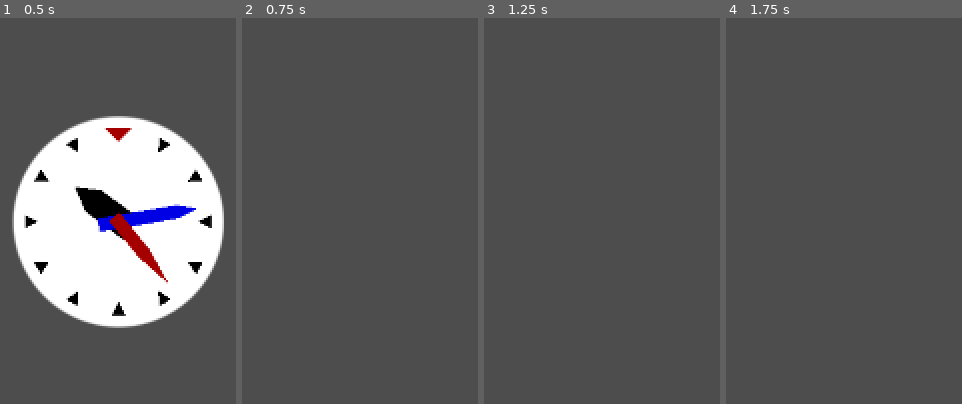
Above: before the commit, frames 1-4 (left to right).
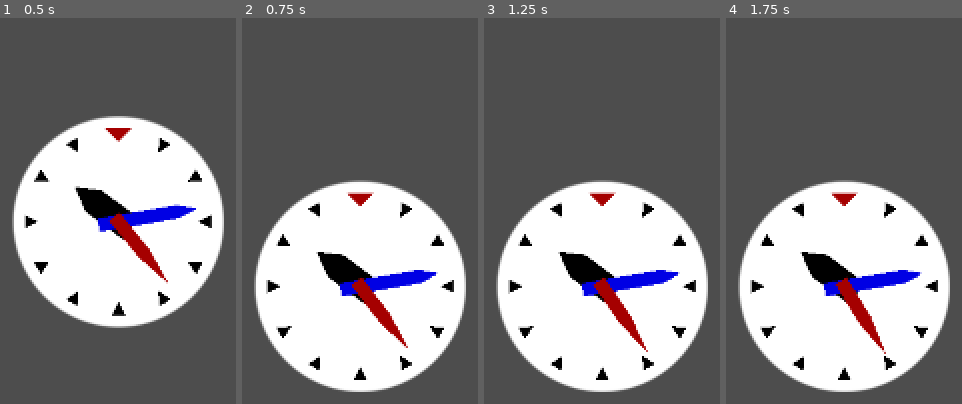
Above: after the commit, the same moments.

Repository: lcrol77/godot-coding-challenges
Game: Godot game, scene res://main.tscn
Same seed, same stepped clock (60 frames per second), same inputs: the game is played once before the commit and once after it.
Inputs:
- Up to frame 1 (0.5 s): no input
- Up to frame 2 (0.75 s): no input
- Up to frame 3 (1.25 s): no input
- Up to frame 4 (1.75 s): tap Enter at 1.25 s

Frame 1 is identical in both runs. In frame 2, 39% of the frame differs, in the area x 5-95%, y 41-97%; in frame 3, 39%; in frame 4, 39%.

Commit message:
added static collision at the bottom of the window

Diff:
--- a/catlike-coding-2d-clock/clock/clock.tscn
+++ b/catlike-coding-2d-clock/clock/clock.tscn
@@ -1,9 +1,6 @@
 [gd_scene load_steps=5 format=3 uid="uid://bywwmemb8ieid"]
 
 [ext_resource type="Script" uid="uid://75jpnc6hd6ca" path="res://clock/clock.gd" id="1_venu5"]
-
-[sub_resource type="CircleShape2D" id="CircleShape2D_vx6em"]
-radius = 128.0
 
 [sub_resource type="Gradient" id="Gradient_5rrw5"]
 offsets = PackedFloat32Array(0.98, 1)
@@ -17,11 +14,11 @@
 fill_from = Vector2(0.5, 0.5)
 fill_to = Vector2(1, 0.5)
 
+[sub_resource type="CircleShape2D" id="CircleShape2D_vx6em"]
+radius = 128.0
+
 [node name="Clock" type="RigidBody2D"]
 script = ExtResource("1_venu5")
-
-[node name="CollisionShape2D" type="CollisionShape2D" parent="."]
-shape = SubResource("CircleShape2D_vx6em")
 
 [node name="Face" type="Sprite2D" parent="."]
 texture = SubResource("GradientTexture2D_venu5")
@@ -99,3 +96,6 @@
 [node name="SecondArm" type="Polygon2D" parent="."]
 color = Color(0.647059, 0, 0, 1)
 polygon = PackedVector2Array(-8, 8, 8, 8, 8, -48, 0, -96, -8, -48)
+
+[node name="CollisionShape2D" type="CollisionShape2D" parent="."]
+shape = SubResource("CircleShape2D_vx6em")
--- a/catlike-coding-2d-clock/main.gd
+++ b/catlike-coding-2d-clock/main.gd
@@ -4,14 +4,21 @@
 @export var clock_radius := 128.0
 
 func _ready() -> void:
+	var window_size := get_window().size
+	print(window_size)
 	var clock := clock_prefab.instantiate() as Node2D
 	clock.position = Vector2(
 			randf_range(clock_radius, get_window().size.x - clock_radius),
 			clock_radius
 	)
 	add_child(clock)
-	($Bottom as Node2D).position.y = get_window().size.y
-
+	($Bottom as Node2D).position.y = window_size.y + 2.0 * clock_radius
+	var ground := $Ground as Node2D
+	ground.position = Vector2(
+			0.5 * window_size.x,
+			window_size.y + 0.5 * clock_radius
+	)
+	ground.scale = Vector2(window_size.x, clock_radius)
 
 func _on_bottom_body_entered(body):
 	body.queue_free()
--- a/catlike-coding-2d-clock/main.tscn
+++ b/catlike-coding-2d-clock/main.tscn
@@ -1,8 +1,11 @@
-[gd_scene load_steps=3 format=3 uid="uid://cppm2qf3fau2i"]
+[gd_scene load_steps=4 format=3 uid="uid://cppm2qf3fau2i"]
 
 [ext_resource type="Script" uid="uid://bhhpdfovar7wy" path="res://main.gd" id="1_ig7tw"]
 
 [sub_resource type="WorldBoundaryShape2D" id="WorldBoundaryShape2D_ig7tw"]
+
+[sub_resource type="RectangleShape2D" id="RectangleShape2D_ig7tw"]
+size = Vector2(1, 1)
 
 [node name="Main" type="Node2D"]
 script = ExtResource("1_ig7tw")
@@ -12,4 +15,9 @@
 [node name="CollisionShape2D" type="CollisionShape2D" parent="Bottom"]
 shape = SubResource("WorldBoundaryShape2D_ig7tw")
 
+[node name="Ground" type="StaticBody2D" parent="."]
+
+[node name="CollisionShape2D" type="CollisionShape2D" parent="Ground"]
+shape = SubResource("RectangleShape2D_ig7tw")
+
 [connection signal="body_entered" from="Bottom" to="." method="_on_bottom_body_entered"]
